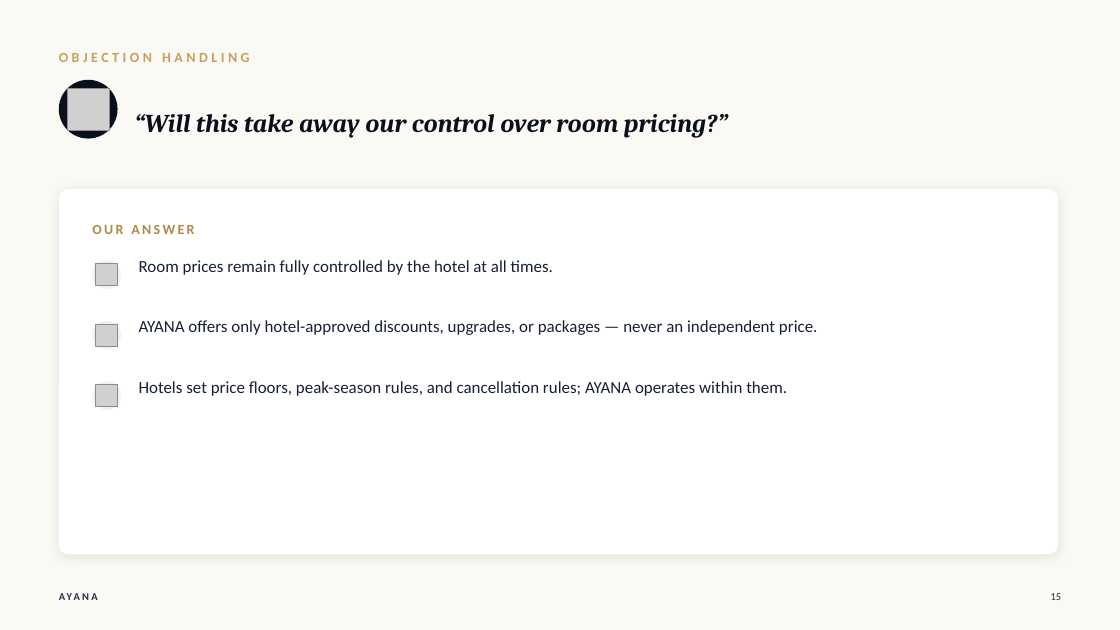
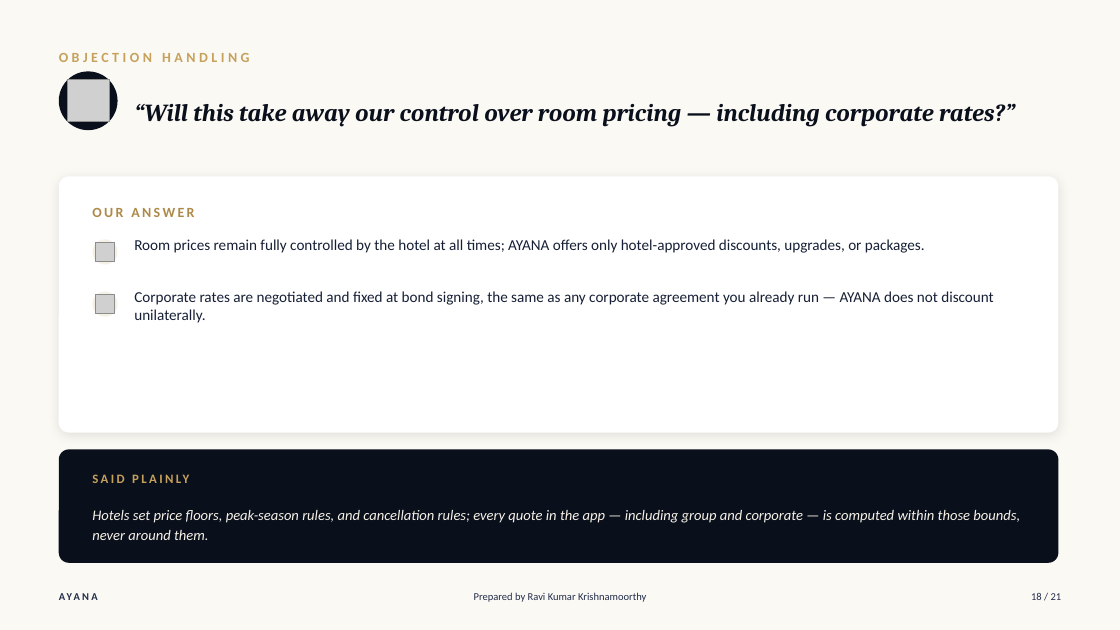
Before and after one commit to joeadithya-web/ayana-hospitality-prototype, a slide deck: slide 18 of collateral/decks/AYANA_Intro_Objection_Handling.pptx (slide 15 before the commit). Drawn at 1120x630 pixels with LibreOffice and Linux fonts; fonts in the diff are those of the drawing; grey boxes stand for pictures. Boxes give left, top, right and bottom in pixels: in the first picture for what was removed or moved away, otherwise in the second. Text is boxed around its words. In the diff, an @@ line names an element or a change of style, - is before the commit and + after.

Commit message:
Refresh both pitch decks to match the JORA COAST/SEP house format
Intro & Objection Handling: adds an agenda slide with time estimates,
new corporate/group booking and guest-managed-stay/concierge slides,
a 7th objection on wire-transfer settlement risk, and candid
fair-concession/honest-caveat callouts on every objection slide.

Commercial Overview: restructured into Current State -> Solution ->
Value Proposition -> commercial terms -> Org & Governance Alignment ->
compressed Objections -> The Ask, covering corporate contracted rates,
wire-transfer settlement, and group booking terms.

Both decks now carry a "Prepared by Ravi Kumar Krishnamoorthy" +
page-of-total footer, matching the reference decks.

```diff
--- a/collateral/decks/AYANA_Intro_Objection_Handling.pptx
+++ b/collateral/decks/AYANA_Intro_Objection_Handling.pptx
@@ ellipse: place and size @@
-ellipse at (59,80,118,139)
+ellipse at (59,71,118,130)
@@ picture: place and size @@
-picture at (67,88,109,130)
+picture at (67,80,109,122)
@@ text at (134,103,1015,126): text changed; size 22 to 21 pt @@
-“Will this take away our control over room pricing?”
+“Will this take away our control over room pricing — including corporate rates?”
@@ rounded rectangle: place and size @@
-rounded rectangle at (59,189,1059,555)
+rounded rectangle at (59,176,1059,433)
@@ rounded rectangle at (59,176,1059,433): proportions changed @@
@@ text "OUR ANSWER": place and size @@
-text "OUR ANSWER" at (92,225,194,234)
+text "OUR ANSWER" at (92,208,194,217)
@@ ellipse: place and size @@
-ellipse at (92,260,121,289)
+ellipse at (92,239,118,265)
@@ text at (134,239,925,253): text changed; size 14.5 to 13 pt @@
-Room prices remain fully controlled by the hotel at all times.
+Room prices remain fully controlled by the hotel at all times; AYANA offers only hotel-approved discounts, upgrades, or packages.
@@ picture: place and size @@
-picture at (96,264,118,287)
+picture at (95,242,114,261)
@@ ellipse: place and size @@
-ellipse at (92,321,121,350)
+ellipse at (92,292,118,317)
@@ picture: place and size @@
-picture at (96,324,118,347)
+picture at (95,294,114,313)
@@ text at (134,291,993,323): text changed; size 14.5 to 13 pt @@
-AYANA offers only hotel-approved discounts, upgrades, or packages — never an independent price.
+Corporate rates are negotiated and fixed at bond signing, the same as any corporate agreement you already run — AYANA does not discount unilaterally.
@@ ellipse removed at (92,381,121,410) @@
@@ picture removed at (96,385,118,408) @@
@@ rounded rectangle added at (59,450,1059,563), fill #0A0F1C @@
@@ text added at (92,466,429,492), 11 pt, text #C6A15B, bold @@
+SAID PLAINLY
@@ text "Hotels set price floors, peak-season ..." at (92,510,1020,540): vertical alignment top to middle @@
@@ text at (92,510,1020,540): text changed; size 14.5 to 12.5 pt; text colour #161F35 to #F5F1E7; italic on @@
-Hotels set price floors, peak-season rules, and cancellation rules; AYANA operates within them.
+Hotels set price floors, peak-season rules, and cancellation rules; every quote in the app — including group and corporate — is computed within those bounds, never around them.
@@ text added at (474,592,646,602), 9 pt, text #212C48 @@
+Prepared by Ravi Kumar Krishnamoorthy
@@ text added at (1031,593,1062,600), 9 pt, text #212C48 @@
+18 / 21
```
Also in this commit, not shown: 15 other slides changed, 4 slides added, 1 other file.
